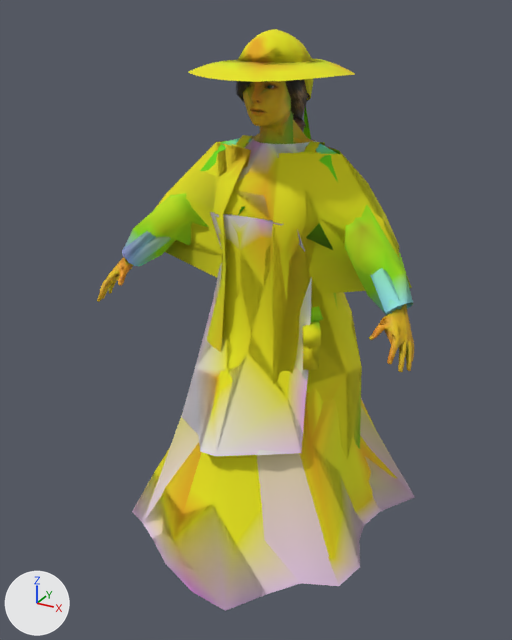
Renders of the glTF model chars/real/f_farmer.glb from each side of a commit.
Before and after are seen from a 50 mm lens placed at (0.904, -1.788, 1.679), pointed at (-0.05, -0.053, 0.811). The lights are fixed; the arrows at lower left show +X, +Y and +Z. The older version comes first. Vertices at exactly the same position are counted once.

Names of what the first picture shows: 'w_apron', 'w_apron@lod', 'w_apron@mid', 'w_cloak', 'w_cloak@lod', 'w_cloak@mid', 'w_hat_straw', 'w_kirtle', 'w_kirtle@far', 'w_kirtle@lod', 'w_kirtle@mid', 'w_sleeveL', 'w_sleeveL@mid', 'w_sleeveR' and 15 more.
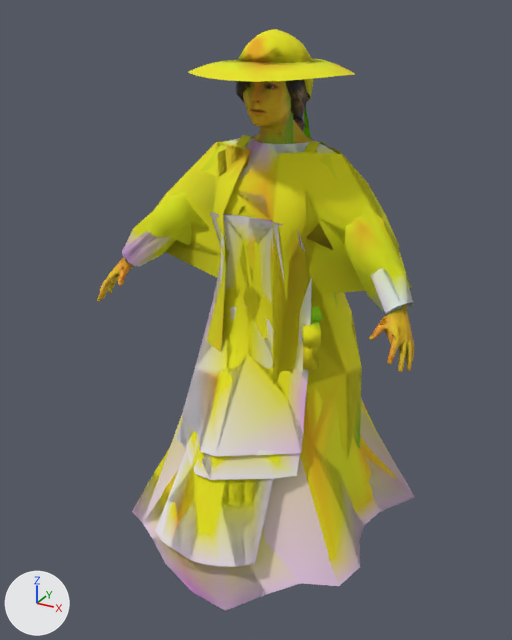
The change, as a diff of the scene's bpy script:
```diff
--- a/chars/real/f_farmer.glb.py
+++ b/chars/real/f_farmer.glb.py
@@ me_w_sleevel @@
 me_w_sleevel.from_pydata(...)  # 67 vertices, 110 faces; spans x -0.041..0.451, y -0.205..0.064, z 0.951..1.347
+# me_w_sleevel part 1: 74 faces centred in x 0.052..0.427, y -0.167..0.044, z 1.001..1.319 are repainted in the vertex colours; the middle colour goes from green #90f900 to yellow #f1f900
+# me_w_sleevel part 2: 17 faces centred in x 0.016..0.441, y -0.186..0.054, z 0.994..1.338 are repainted in the vertex colours; the middle colour goes from cyan #90f6ff to white #f1f6ff
+# me_w_sleevel part 3: 19 faces centred in x 0.044..0.432, y -0.18..0.058, z 0.967..1.341 are repainted in the vertex colours; the middle colour goes from cyan #7cfcff to white #f1fcff
 me_w_sleevel.materials.append(mat_cloth_trim)
@@ me_w_sleever @@
 me_w_sleever.from_pydata(...)  # 67 vertices, 110 faces; spans x -0.451..0.041, y -0.205..0.064, z 0.951..1.347
+# me_w_sleever part 4: 110 faces centred in x -0.441..-0.018, y -0.185..0.058, z 0.967..1.341 are repainted in the vertex colours; the middle colour goes from green #90fa00 to yellow #f1fa00
 me_w_sleever.materials.append(mat_cloth_trim)
@@ me_w_sleevel_mid @@
 me_w_sleevel_mid.from_pydata(...)  # 30 vertices, 36 faces; spans x -0.041..0.451, y -0.205..0.064, z 0.955..1.347
+# me_w_sleevel_mid part 5: 11 faces centred in x 0.14..0.419, y -0.199..-0.027, z 0.97..1.292 are repainted in the vertex colours; the middle colour goes from cyan #a2faff to white #f1faff
+# me_w_sleevel_mid part 6: 6 faces centred in x 0.073..0.25, y -0.099..0.024, z 1.116..1.23 are repainted in the vertex colours; the middle colour goes from green #7ce800 to yellow #f1e800
 me_w_sleevel_mid.materials.append(mat_cloth_trim)
@@ ob_w_apron_long_lod @@
+ob_w_apron_long_lod = bpy.data.objects.new('w_apron_long@lod', me_w_apron_long_lod)  # 28 vertices, 41 faces; spans x -0.163..0.163, y -0.52..-0.149, z 0.269..1.165
+ob_w_apron_long_lod.location = (0.0, 0.0, 0.0)
@@ ob_w_apron_half_lod @@
+ob_w_apron_half_lod = bpy.data.objects.new('w_apron_half@lod', me_w_apron_half_lod)  # 29 vertices, 42 faces; spans x -0.203..0.203, y -0.408..-0.108, z 0.47..0.908
+ob_w_apron_half_lod.location = (0.0, 0.0, 0.0)
@@ ob_w_apron_long_mid @@
+ob_w_apron_long_mid = bpy.data.objects.new('w_apron_long@mid', me_w_apron_long_mid)  # 34 vertices, 50 faces; spans x -0.163..0.163, y -0.52..-0.149, z 0.269..1.165
+ob_w_apron_long_mid.location = (0.0, 0.0, 0.0)
@@ ob_w_apron_half_mid @@
+ob_w_apron_half_mid = bpy.data.objects.new('w_apron_half@mid', me_w_apron_half_mid)  # 34 vertices, 51 faces; spans x -0.203..0.203, y -0.408..-0.108, z 0.47..0.908
+ob_w_apron_half_mid.location = (0.0, 0.0, 0.0)
@@ ob_w_apron_long @@
+ob_w_apron_long = bpy.data.objects.new('w_apron_long', me_w_apron_long)  # 92 vertices, 149 faces; spans x -0.163..0.163, y -0.52..-0.142, z 0.269..1.165
+ob_w_apron_long.location = (0.0, 0.0, 0.0)
@@ ob_w_apron_half @@
+ob_w_apron_half = bpy.data.objects.new('w_apron_half', me_w_apron_half)  # 91 vertices, 150 faces; spans x -0.203..0.203, y -0.408..-0.108, z 0.47..0.908
+ob_w_apron_half.location = (0.0, 0.0, 0.0)
```

Changed parts and their boxes [x1, y1, x2, y2] in the pictures (512 x 640 px):
'w_apron_long', added (yellow): after [155, 215, 275, 567]
'w_apron_long@mid', added: after [167, 215, 278, 566]
'w_apron_long@lod', added: after [168, 217, 284, 558]
'w_apron_half', added: after [185, 307, 300, 480]
'w_apron_half@mid', added: after [176, 305, 303, 479]
'w_apron_half@lod', added: after [266, 318, 300, 374]
part 1 of me_w_sleevel, recoloured (green to yellow): [316, 148, 407, 308] in both
part 2 of me_w_sleevel, recoloured: [318, 148, 413, 314] in both
part 3 of me_w_sleevel, recoloured: [318, 144, 407, 313] in both
part 4 of me_w_sleever, recoloured (green to yellow): [123, 138, 252, 267] in both
part 5 of me_w_sleevel_mid, recoloured (cyan to white): [373, 268, 413, 315] in both
part 6 of me_w_sleevel_mid, recoloured (green to yellow): [306, 223, 333, 250] in both
